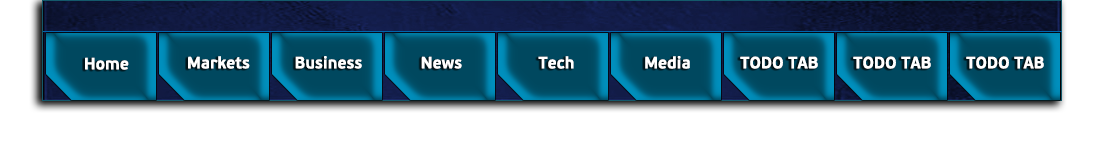
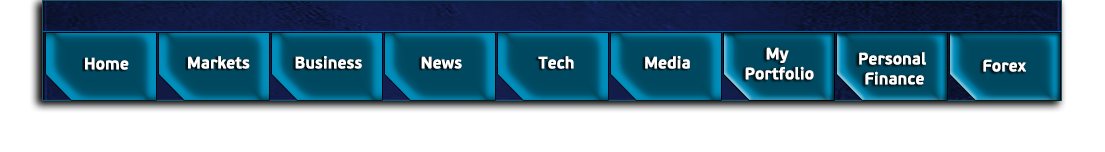
Layers edited between the first and the second 1105px x 152px image:
painted on "9" over bbox(950, 33, 1060, 100)
painted on "8" over bbox(837, 33, 947, 100)
painted on "7" over bbox(723, 32, 835, 101)
